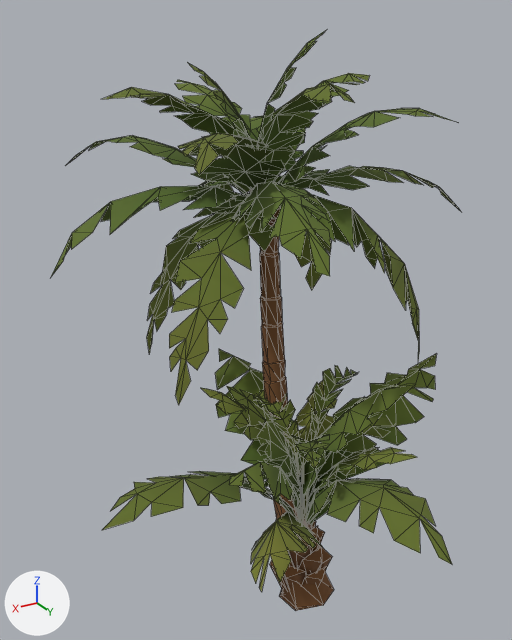
The glTF model assets/nature/glb/g_palm.glb, before and after one commit.
The view is the same before and after, from a 50 mm lens placed at (3.85, 5.38, 5.99), pointed at (0.25, -0.61, 3.0). Arrows for +X, +Y and +Z are at lower left; the lights stay in place. The first picture is the older version. Mesh edges are drawn as thin lines. Vertices at exactly the same position are counted once.

In view in the first picture: 'v0', 'v1', 'v2'.
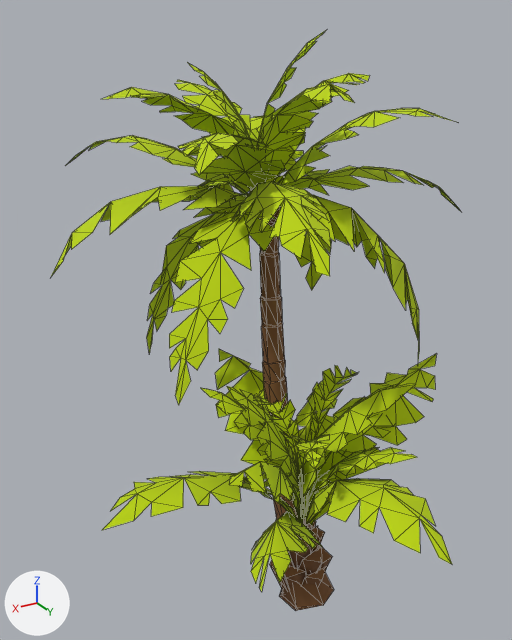
Patch to the scene script:
```diff
--- a/assets/nature/glb/g_palm.glb.py
+++ b/assets/nature/glb/g_palm.glb.py
@@ mat_polyshader_v15_a_wind @@
 n0 = _N.new('ShaderNodeBsdfPrincipled'); n0.name = 'Principled BSDF'
 n1 = _N.new('ShaderNodeOutputMaterial'); n1.name = 'Material Output'
-n2 = _N.new('ShaderNodeTexImage'); n2.name = 'Image Texture'
-n2.image = img_atlas_a_png
-n2.extension = 'EXTEND'
+n3 = _N.new('ShaderNodeVertexColor'); n3.name = 'Color Attribute'
 _L.new(n0.outputs[0], n1.inputs[0])  # 'BSDF' to 'Surface'
-_L.new(n2.outputs[0], n0.inputs[0])  # 'Color' to 'Base Color'
+_L.new(n3.outputs[0], n0.inputs[0])  # 'Color' to 'Base Color'
@@ mat_polyfoliage_v01_a_wind @@
 mat_polyfoliage_v01_a_wind = principled_material('PolyFoliage_v01_A_Wind')
-mat_polyfoliage_v01_a_wind.texture = img_foliage_a_jpg
+mat_polyfoliage_v01_a_wind.base_color = (0.494, 0.651, 0.0)  # yellow #bbd300
 mat_polyfoliage_v01_a_wind.roughness = 1.0
@@ me_tree_palm_coconut_generic_mature_b @@
 me_tree_palm_coconut_generic_mature_b.from_pydata(...)  # 865 vertices, 1011 faces; spans x -2.14..2.16, y -2.92..1.33, z -0.33..5.87
 # used by ob_v1; location = (0.0, 0.0, 0.0)
+# me_tree_palm_coconut_generic_mature_b part 1: texture (UV) coordinates changed
 me_tree_palm_coconut_generic_mature_b.materials.append(mat_polyshader_v15_a_wind)
@@ me_tree_palm_coconut_generic_mature_c @@
 me_tree_palm_coconut_generic_mature_c.from_pydata(...)  # 401 vertices, 414 faces; spans x -2.14..2.37, y -1.77..2.11, z -0.36..2.62
 # used by ob_v2; location = (0.0, 0.0, 0.0)
+# me_tree_palm_coconut_generic_mature_c part 2: texture (UV) coordinates changed
 me_tree_palm_coconut_generic_mature_c.materials.append(mat_polyshader_v15_a_wind)
```

Where the change shows, as pixel boxes (x1, y1, x2, y2) in the pictures (512 x 640 px):
'v1', surface changed (lighter): (51, 31, 460, 580) in both
'v2', surface changed (lighter): (102, 349, 452, 592) in both
'v0', surface changed: (201, 366, 417, 527) in both
